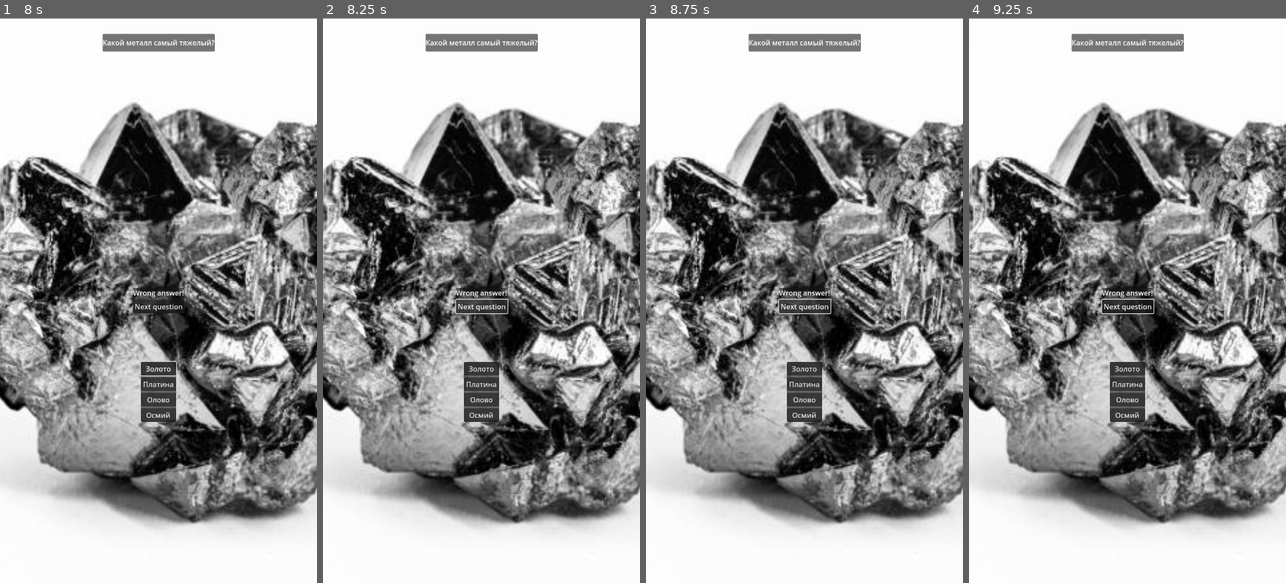
Above: before the commit, frames 1-4 (left to right).
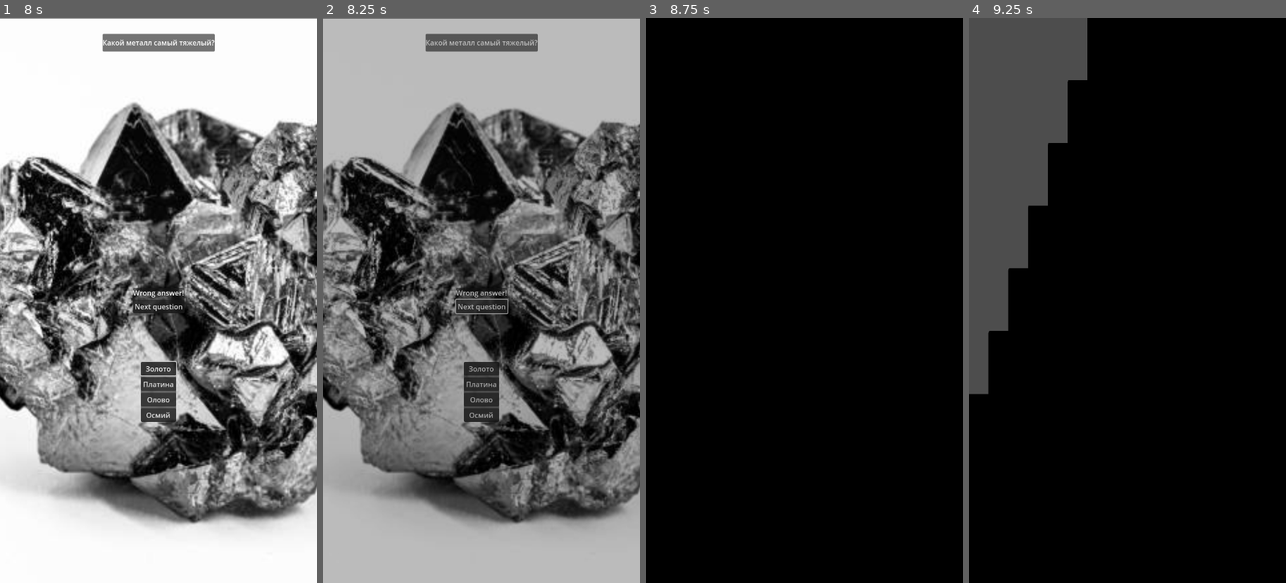
Above: after the commit, the same moments.

Repository: ash4rk/ad-aurum-quiz
Game: Godot game, scene res://scenes/main_menu_screen.tscn
The game is run twice, just before and just after one commit, with the same random seed, the same clock (stepped at 60 frames per second) and the same inputs.
Inputs (mouse positions are in pixels of both pictures, inside the frame that each line leads up to):
- Up to frame 1 (8 s): click "Play!" at 0.5 s; click "Россия" at 1.25 s; click "США" at 2 s; click "Китай" at 2.75 s; click "Канада" at 3.5 s; click "Next question" at 4.25 s; click "Золото" at 5 s; click "Платина" at 5.75 s; click "Олово" at 6.5 s; click "Осмий" at 7.25 s
- Up to frame 2 (8.25 s): click "Next question" at 8 s
- Up to frame 3 (8.75 s): no input
- Up to frame 4 (9.25 s): click (1127, 390) at 8.75 s, where only the run after the commit has a clickable "New Game"

Frame 1 is identical in both runs. In frame 2, 72% of the frame differs, in the area x 0-100%, y 0-100%; in frame 3, 91%; in frame 4, 91%.

Commit message:
FEAT: Complete MVP

Diff:
--- a/globals/global.gd
+++ b/globals/global.gd
@@ -1,10 +1,12 @@
 extends Node
 
 const QUESTION_SCREEN_PATH = "res://scenes/question_screen.tscn"
+const END_GAME_SCREEN_PATH = "res://scenes/end_game_screen.tscn"
 const QUESTIONS_JSON_PATH = "res://questions.json"
 
 var _questions: Array
 var _question_idx: int = -1
+var correct_answers: = 0
 
 func _ready():
 	var json_string = FileAccess.get_file_as_string(QUESTIONS_JSON_PATH)
@@ -14,7 +16,14 @@
 	_question_idx += 1
 
 	if _question_idx >= _questions.size():
-		#TODO: Open end game screen
+		if not SceneManager.is_transitioning:
+			SceneManager.change_scene(
+				END_GAME_SCREEN_PATH, {
+					"pattern_enter": "fade",
+					"pattern_leave": "squares",
+					"on_tree_enter": func(scene): _pass_end_game_params(scene)
+				}
+			)
 		return
 
 	if not SceneManager.is_transitioning:
@@ -25,3 +34,11 @@
 				"on_tree_enter": func(scene): scene.question = _questions[_question_idx]
 			}
 		)
+
+func reset_game():
+	_question_idx = 0
+	correct_answers = 0
+
+func _pass_end_game_params(scene):
+	scene.correct_answers = correct_answers
+	scene.number_of_questions = _questions.size()
--- /dev/null
+++ b/scenes/end_game_screen.gd
@@ -0,0 +1,20 @@
+extends Node
+
+const MAIN_MENU_SCREEN_PATH = "res://scenes/main_menu_screen.tscn"
+
+var correct_answers: int
+var number_of_questions: int
+@onready var correct_answers_value_label = $VBoxContainer/CorrectAnswersValueLabel
+
+func _ready():
+	correct_answers_value_label.text = str(correct_answers) + "/" + str(number_of_questions)
+
+func _on_new_game_button_pressed():
+	Global.reset_game()
+	if not SceneManager.is_transitioning:
+		SceneManager.change_scene(
+			MAIN_MENU_SCREEN_PATH, {
+				"pattern_enter": "fade",
+				"pattern_leave": "squares",
+			}
+		)
--- /dev/null
+++ b/scenes/end_game_screen.tscn
@@ -0,0 +1,45 @@
+[gd_scene load_steps=2 format=3 uid="uid://ckyut7mb5pl2s"]
+
+[ext_resource type="Script" path="res://scenes/end_game_screen.gd" id="1_4av2x"]
+
+[node name="EndGameScreen" type="Node"]
+script = ExtResource("1_4av2x")
+
+[node name="VBoxContainer" type="VBoxContainer" parent="."]
+anchors_preset = 8
+anchor_left = 0.5
+anchor_top = 0.5
+anchor_right = 0.5
+anchor_bottom = 0.5
+offset_left = -63.0
+offset_top = -84.0
+offset_right = 63.0
+offset_bottom = -44.0
+grow_horizontal = 2
+grow_vertical = 2
+
+[node name="CorrectAnswersLabel" type="Label" parent="VBoxContainer"]
+layout_mode = 2
+text = "Correct answers"
+
+[node name="CorrectAnswersValueLabel" type="Label" parent="VBoxContainer"]
+layout_mode = 2
+text = "0/10"
+horizontal_alignment = 1
+vertical_alignment = 1
+
+[node name="NewGameButton" type="Button" parent="."]
+anchors_preset = 8
+anchor_left = 0.5
+anchor_top = 0.5
+anchor_right = 0.5
+anchor_bottom = 0.5
+offset_left = -46.5
+offset_top = 187.0
+offset_right = 46.5
+offset_bottom = 218.0
+grow_horizontal = 2
+grow_vertical = 2
+text = "New Game"
+
+[connection signal="pressed" from="NewGameButton" to="." method="_on_new_game_button_pressed"]
--- a/scenes/question_screen.gd
+++ b/scenes/question_screen.gd
@@ -30,6 +30,7 @@
 func _check_correctness(is_correct: bool) -> void:
 	if is_correct:
 		popup_label.text = "Correct answer!"
+		Global.correct_answers += 1
 	else:
 		popup_label.text = "Wrong answer!"
 	popup.visible = true
